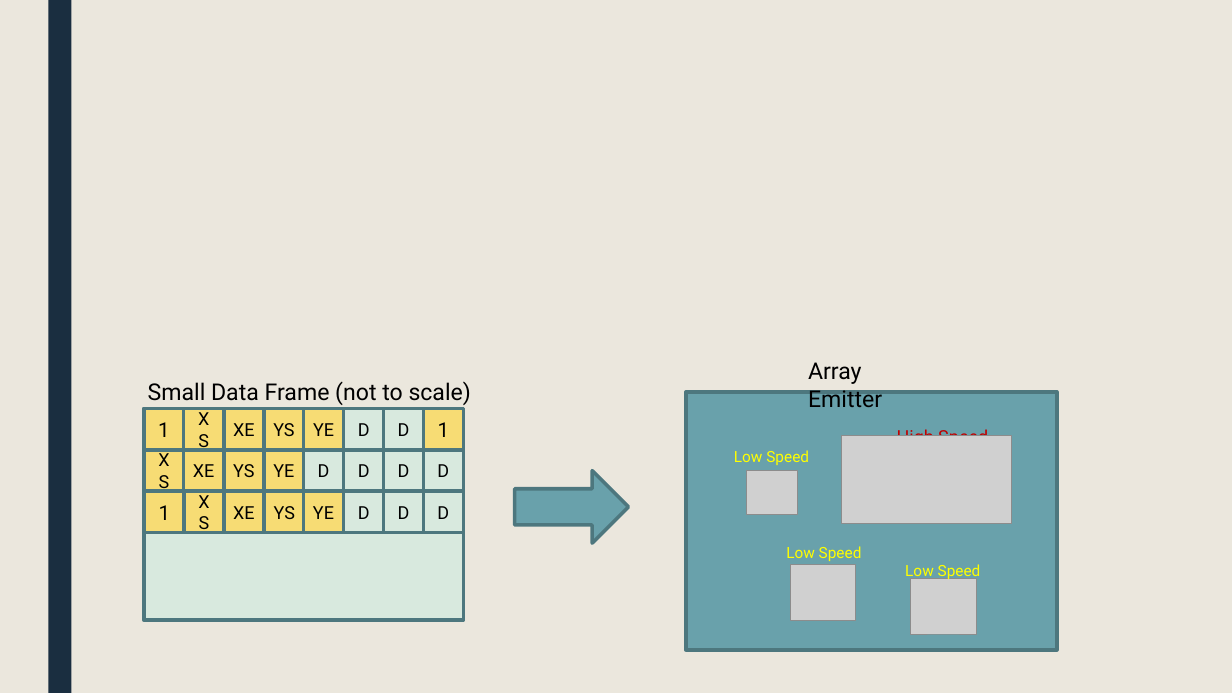
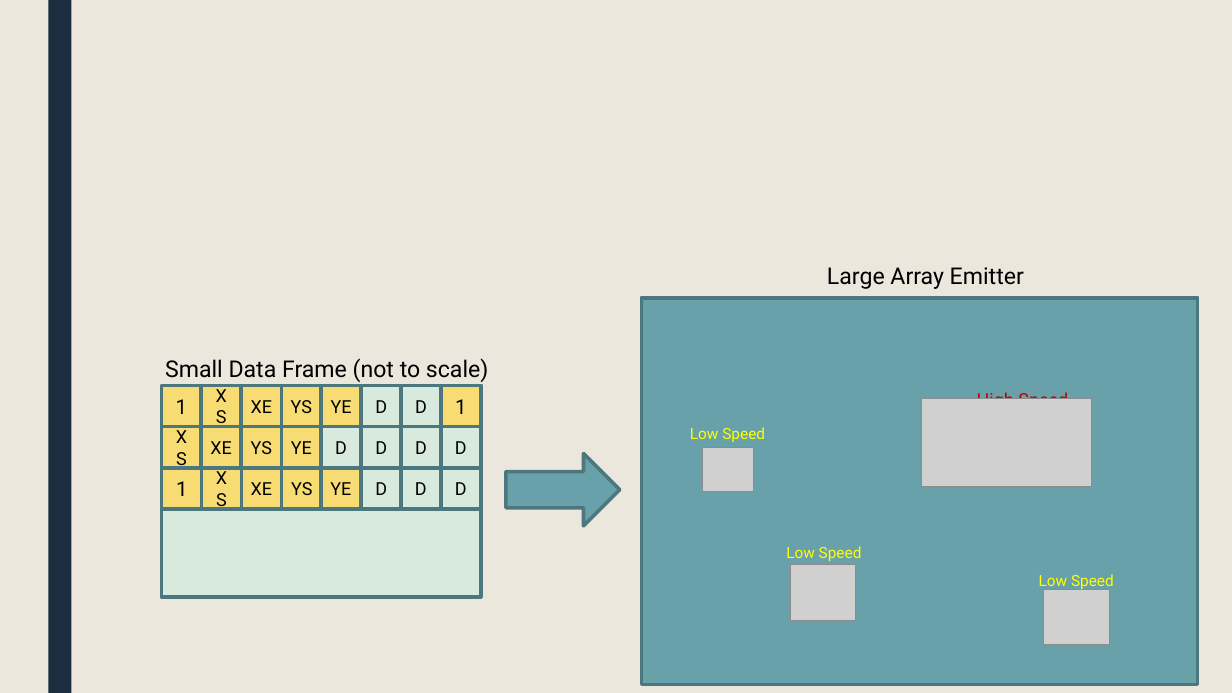
Before and after one commit to snaphat/phd_aaron_landwehr, a slide deck: slide 1 of fig/embedded_frame_to_emitter.pptx. Drawn at 1232x693 pixels with LibreOffice and Linux fonts; fonts in the diff are those of the drawing; grey boxes stand for pictures. Boxes give left, top, right and bottom in pixels: in the first picture for what was removed or moved away, otherwise in the second. Text is boxed around its words. In the diff, an @@ line names an element or a change of style, - is before the commit and + after.

```diff
--- a/fig/embedded_frame_to_emitter.pptx
+++ b/fig/embedded_frame_to_emitter.pptx
@@ text at bbox=[827, 267, 1024, 289]: text changed @@
-Array Emitter
+Large Array Emitter
@@ rectangle: place and size @@
-rectangle at bbox=[686, 392, 1056, 650]
+rectangle at bbox=[641, 298, 1198, 685]
@@ 9 rectangles: place and size @@
-9 rectangles at bbox=[144, 409, 464, 620]
+9 rectangles at bbox=[162, 385, 482, 597]
@@ text "High Speed": place and size @@
-text "High Speed" at bbox=[897, 427, 988, 436]
+text "High Speed" at bbox=[977, 389, 1068, 399]
@@ picture: place and size @@
-picture at bbox=[842, 436, 1012, 524]
+picture at bbox=[922, 398, 1092, 486]
@@ text "Low Speed": place and size @@
-text "Low Speed" at bbox=[734, 450, 809, 465]
+text "Low Speed" at bbox=[690, 427, 765, 442]
@@ picture: place and size @@
-picture at bbox=[746, 470, 798, 514]
+picture at bbox=[702, 447, 754, 491]
@@ 16 rectangles, 1 text: place and size @@
-16 rectangles, 1 text at bbox=[148, 381, 471, 533]
+16 rectangles, 1 text at bbox=[165, 358, 488, 509]
@@ right arrow: place and size @@
-right arrow at bbox=[515, 470, 628, 543]
+right arrow at bbox=[506, 454, 620, 526]
@@ text "Low Speed": place and size @@
-text "Low Speed" at bbox=[905, 564, 981, 580]
+text "Low Speed" at bbox=[1039, 574, 1114, 591]
@@ picture: place and size @@
-picture at bbox=[910, 579, 976, 634]
+picture at bbox=[1044, 590, 1110, 645]
```
Also in this commit, not shown: 7 other files.
